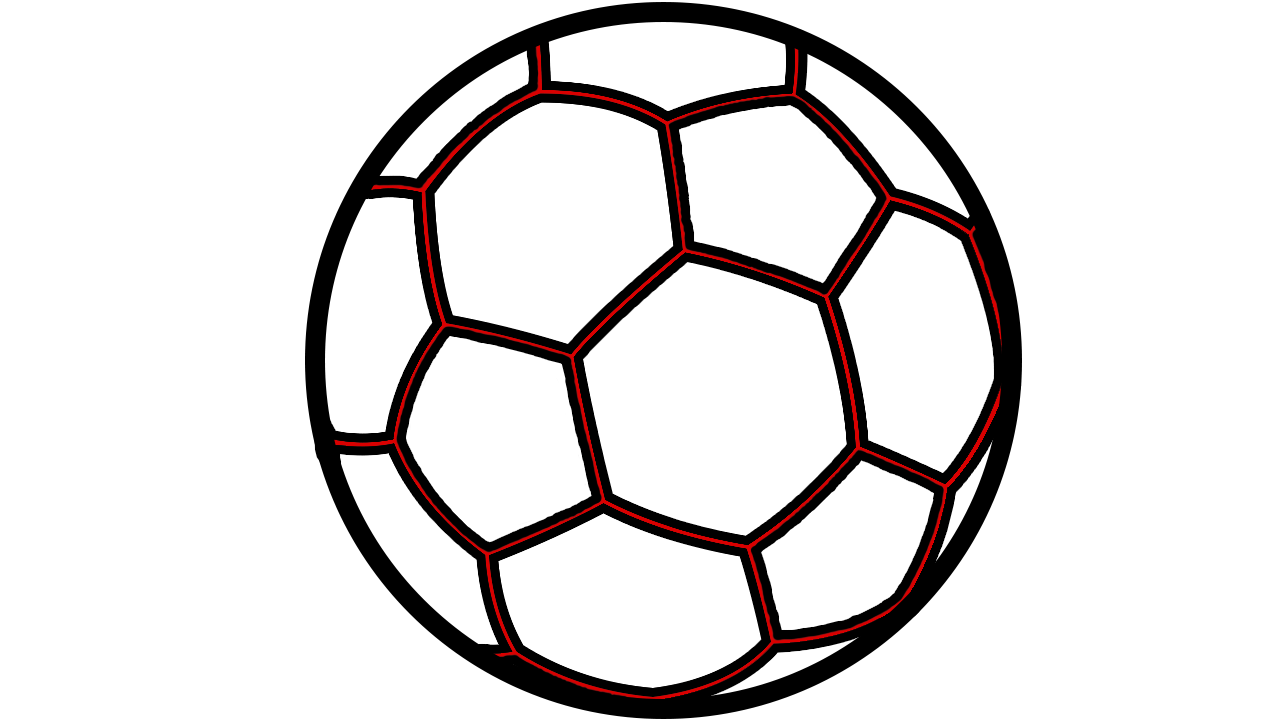
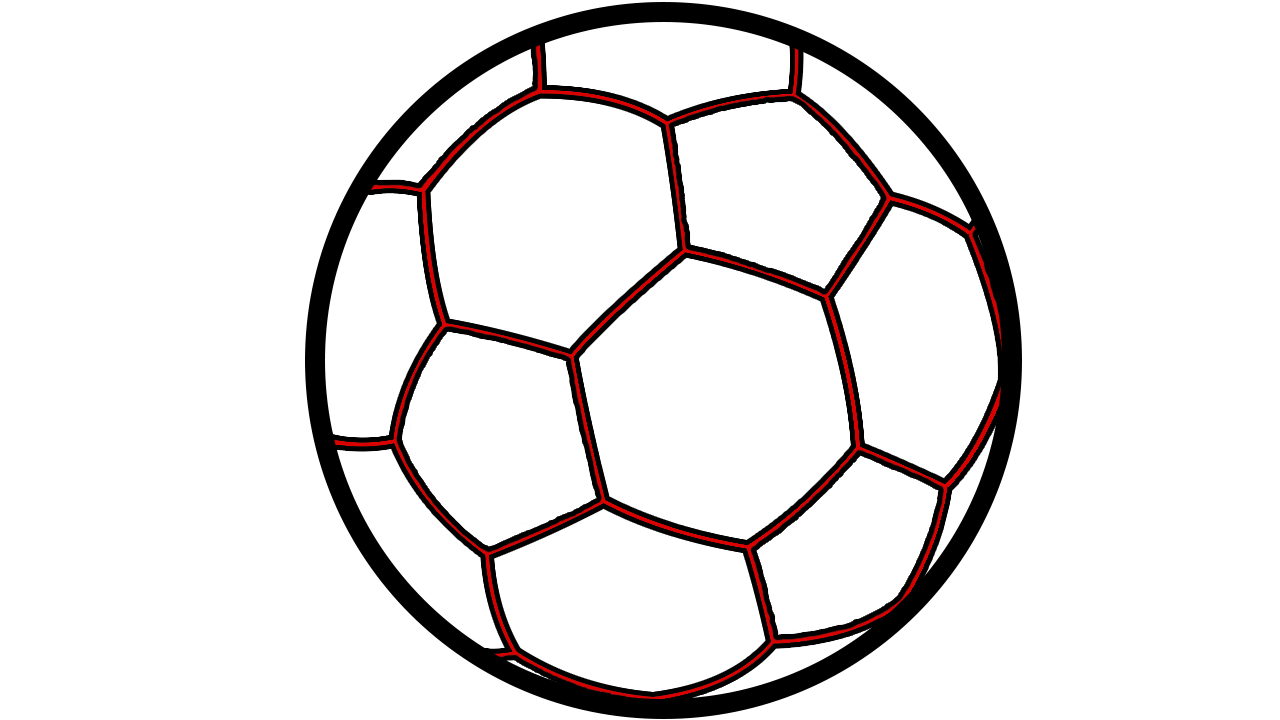
Layer changes from the first w=1280, h=720 image to the second:
pixels changed over bbox(314, 29, 1022, 699) (layer not identified)
